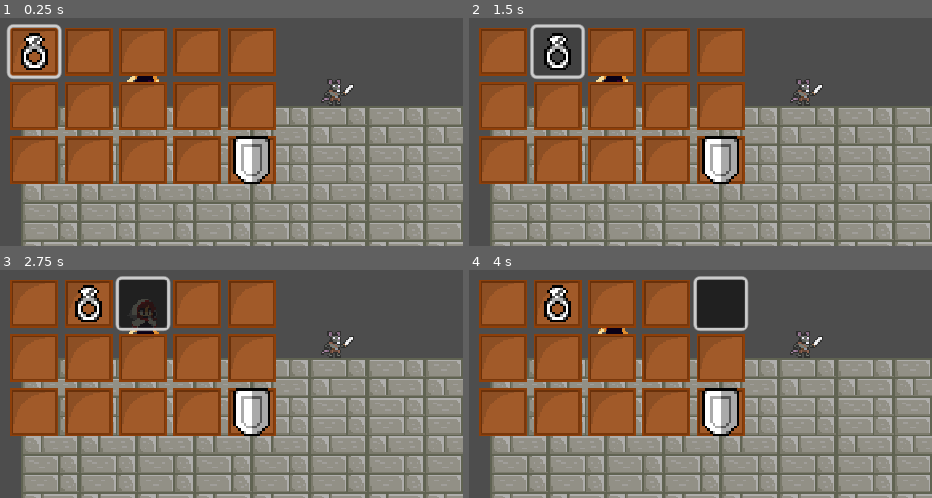
Above: before the commit, frames 1-4 (two rows, left to right).
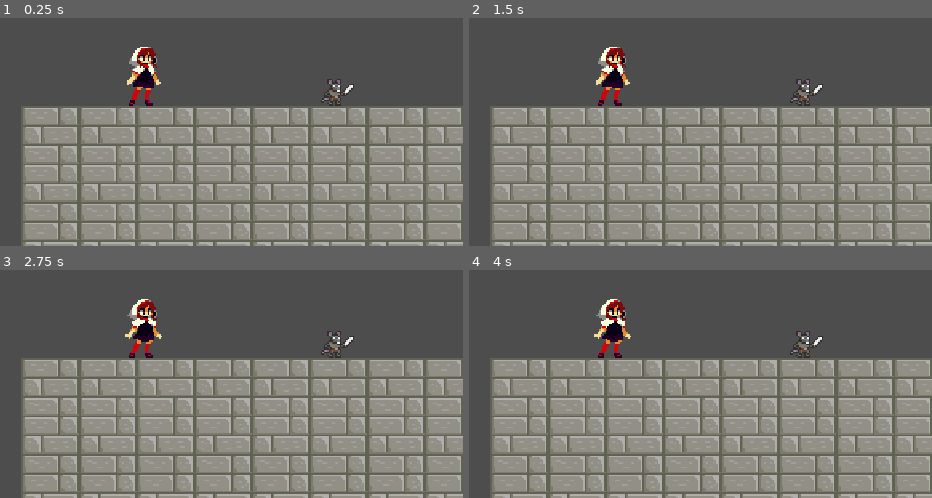
Above: after the commit, the same moments.

Repository: radagon828/GodotFourRepository
Game: Godot game, scene res://Scenes/Levels/DungeonOne.tscn
Two runs of this game, one before a commit and one after it. Both use one fixed random seed, a clock stepped at 60 frames per second and the inputs below.
Inputs (mouse positions are in pixels of both pictures, inside the frame that each line leads up to):
- Up to frame 1 (0.25 s): no input
- Up to frame 2 (1.5 s): click (501, 52) at 0.52 s; click (556, 52) at 1.27 s
- Up to frame 3 (2.75 s): click (143, 304) at 2.02 s
- Up to frame 4 (4 s): click (668, 304) at 2.77 s; click (719, 304) at 3.52 s

The runs differ from the first frame. In frame 1, 33% of the frame differs, in the area x 1-60%, y 2-73%; in frame 2, 32%; in frame 3, 33%; in frame 4, 33%.

Commit message:
use show and hide on scenes to disable or enable buttons also remember things about process modes

Diff:
--- a/DemonASpect/Scenes/Player/Player.gd
+++ b/DemonASpect/Scenes/Player/Player.gd
@@ -49,6 +49,8 @@
 	set_velocity(velocity)
 	airLeafSprite.frame = 0
 	$HurtBox.area_entered.connect(on_hurtbox_entered)
+	$InventoryMenu.hide()
+	$PauseMenu.hide()
 #	Engine.time_scale = 0.2
 
 func _physics_process(delta: float):
@@ -264,6 +266,8 @@
 func _unhandled_input(event: InputEvent) -> void:
 	if event.is_action_pressed("ui_cancel"):
 		$PauseMenu.pause()
+#	if event.is_action_pressed("open_inventory"):
+#		$InventoryMenu.open_inventory()
 
 func debug():
 	pass
--- a/DemonASpect/Scenes/UIElements/InventoryMenu/InventoryMenu.gd
+++ b/DemonASpect/Scenes/UIElements/InventoryMenu/InventoryMenu.gd
@@ -1,9 +1,10 @@
 extends ColorRect
 
-@onready var firstItemSlot = $CenterContainer/ItemDisplay/SelectableItemSlot
+@onready var firstItemSlot: Button = $CenterContainer/ItemDisplay/SelectableItemSlot
+@onready var animatorItem: AnimationPlayer = $AnimationPlayer
 
 func _ready():
-	firstItemSlot.grab_focus()
+	pass
 
 #func unPause():
 #	animator.play("Unpause")
@@ -12,8 +13,9 @@
 #	Input.set_mouse_mode(Input.MOUSE_MODE_CAPTURED)
 #	print("UNPAuSING")
 #
-#func pause():
-#	animator.play("Pause")
-#	#get_tree(),paused pauses all nodes in the scene that has their process mode set to inherit
-#	get_tree().paused = true
+func open_inventory():
+#	firstItemSlot.grab_focus()
+	animatorItem.play("InventoryOpen")
+	#get_tree(),paused pauses all nodes in the scene that has their process mode set to inherit
+	get_tree().paused = true
 #	Input.set_mouse_mode(Input.MOUSE_MODE_VISIBLE)
--- a/DemonASpect/Scenes/UIElements/InventoryMenu/InventoryMenu.tscn
+++ b/DemonASpect/Scenes/UIElements/InventoryMenu/InventoryMenu.tscn
@@ -1,17 +1,60 @@
-[gd_scene load_steps=5 format=3 uid="uid://bmymo0lvxfqr4"]
+[gd_scene load_steps=6 format=3 uid="uid://bmymo0lvxfqr4"]
 
 [ext_resource type="Script" path="res://Scenes/UIElements/InventoryMenu/InventoryMenu.gd" id="1_iddd5"]
 [ext_resource type="PackedScene" uid="uid://bue5wtpdxqrjk" path="res://Scenes/UIElements/InventoryMenu/item_display.tscn" id="2_3ojxk"]
 
 [sub_resource type="Animation" id="Animation_udrws"]
 resource_name = "InventoryOpen"
+length = 0.3
+tracks/0/type = "value"
+tracks/0/imported = false
+tracks/0/enabled = true
+tracks/0/path = NodePath("CenterContainer:modulate")
+tracks/0/interp = 1
+tracks/0/loop_wrap = true
+tracks/0/keys = {
+"times": PackedFloat32Array(0, 0.3),
+"transitions": PackedFloat32Array(1, 1),
+"update": 0,
+"values": [Color(1, 1, 1, 0), Color(1, 1, 1, 1)]
+}
+tracks/1/type = "value"
+tracks/1/imported = false
+tracks/1/enabled = true
+tracks/1/path = NodePath(".:modulate")
+tracks/1/interp = 1
+tracks/1/loop_wrap = true
+tracks/1/keys = {
+"times": PackedFloat32Array(0, 0.3),
+"transitions": PackedFloat32Array(1, 1),
+"update": 0,
+"values": [Color(1, 1, 1, 0), Color(1, 1, 1, 1)]
+}
+
+[sub_resource type="Animation" id="Animation_typ8y"]
+resource_name = "InventoryClose"
+length = 0.001
+tracks/0/type = "value"
+tracks/0/imported = false
+tracks/0/enabled = true
+tracks/0/path = NodePath(".:modulate")
+tracks/0/interp = 1
+tracks/0/loop_wrap = true
+tracks/0/keys = {
+"times": PackedFloat32Array(0),
+"transitions": PackedFloat32Array(1),
+"update": 0,
+"values": [Color(1, 1, 1, 0)]
+}
 
 [sub_resource type="AnimationLibrary" id="AnimationLibrary_m6hyg"]
 _data = {
+"InventoryClose": SubResource("Animation_typ8y"),
 "InventoryOpen": SubResource("Animation_udrws")
 }
 
 [node name="InventoryMenu" type="ColorRect"]
+modulate = Color(1, 1, 1, 0)
 anchors_preset = 15
 anchor_right = 1.0
 anchor_bottom = 1.0
@@ -33,6 +76,7 @@
 layout_mode = 2
 
 [node name="AnimationPlayer" type="AnimationPlayer" parent="."]
+autoplay = "InventoryOpen"
 libraries = {
 "": SubResource("AnimationLibrary_m6hyg")
 }
--- a/DemonASpect/Scenes/UIElements/pause_menu.gd
+++ b/DemonASpect/Scenes/UIElements/pause_menu.gd
@@ -7,16 +7,17 @@
 func _ready() -> void:
 	play_button.pressed.connect(unPause)
 	quit_button.pressed.connect(get_tree().quit)
-	play_button.grab_focus()
+
 
 func unPause():
 	animator.play("Unpause")
 	#get_tree(),paused pauses all nodes in the scene that has their process mode set to inherit
 	get_tree().paused = false
 	Input.set_mouse_mode(Input.MOUSE_MODE_CAPTURED)
-	print("UNPAuSING")
 
 func pause():
+#	play_button.grab_focus()
+	self.show()
 	animator.play("Pause")
 	#get_tree(),paused pauses all nodes in the scene that has their process mode set to inherit
 	get_tree().paused = true
--- a/DemonASpect/Shaders/blur.gdshader
+++ b/DemonASpect/Shaders/blur.gdshader
@@ -8,3 +8,5 @@
 	COLOR = textureLod(SCREEN_TEXTURE, SCREEN_UV, blur);
 	COLOR.rgb *= brightness;
 }
+
+//935a12
